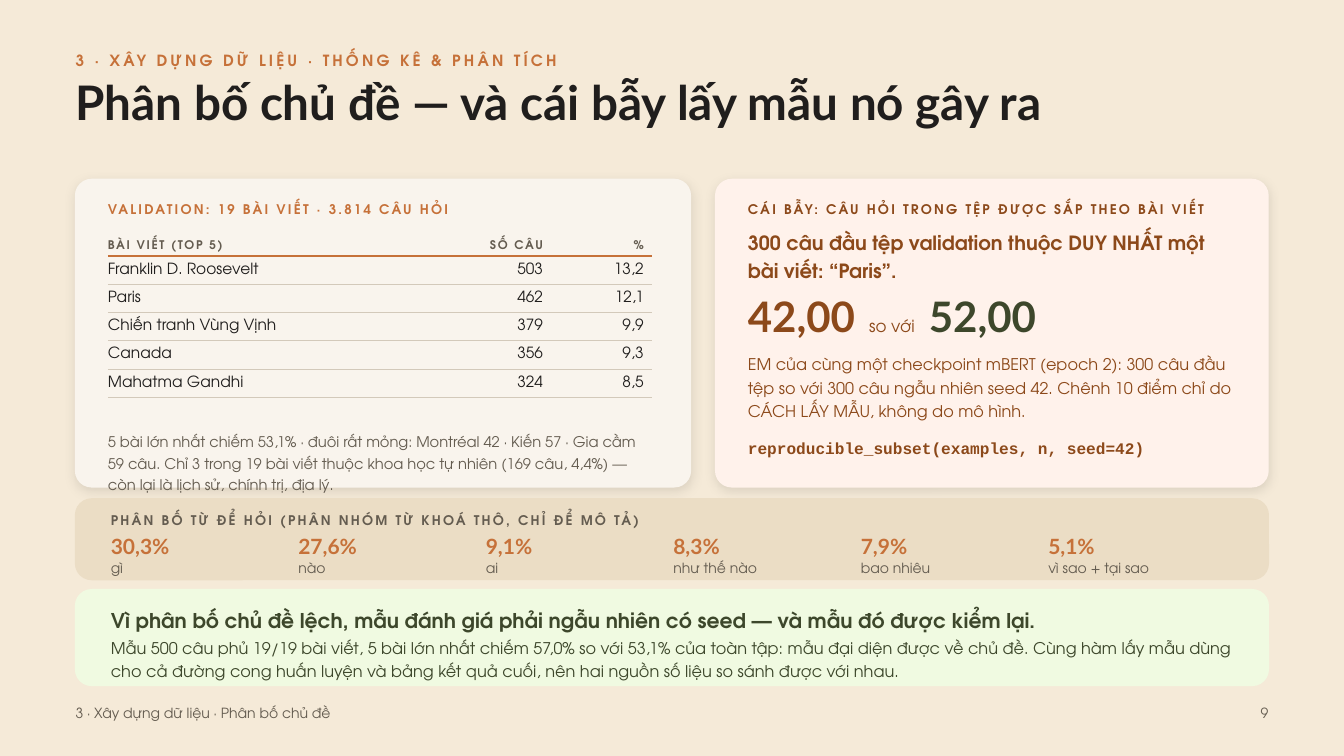
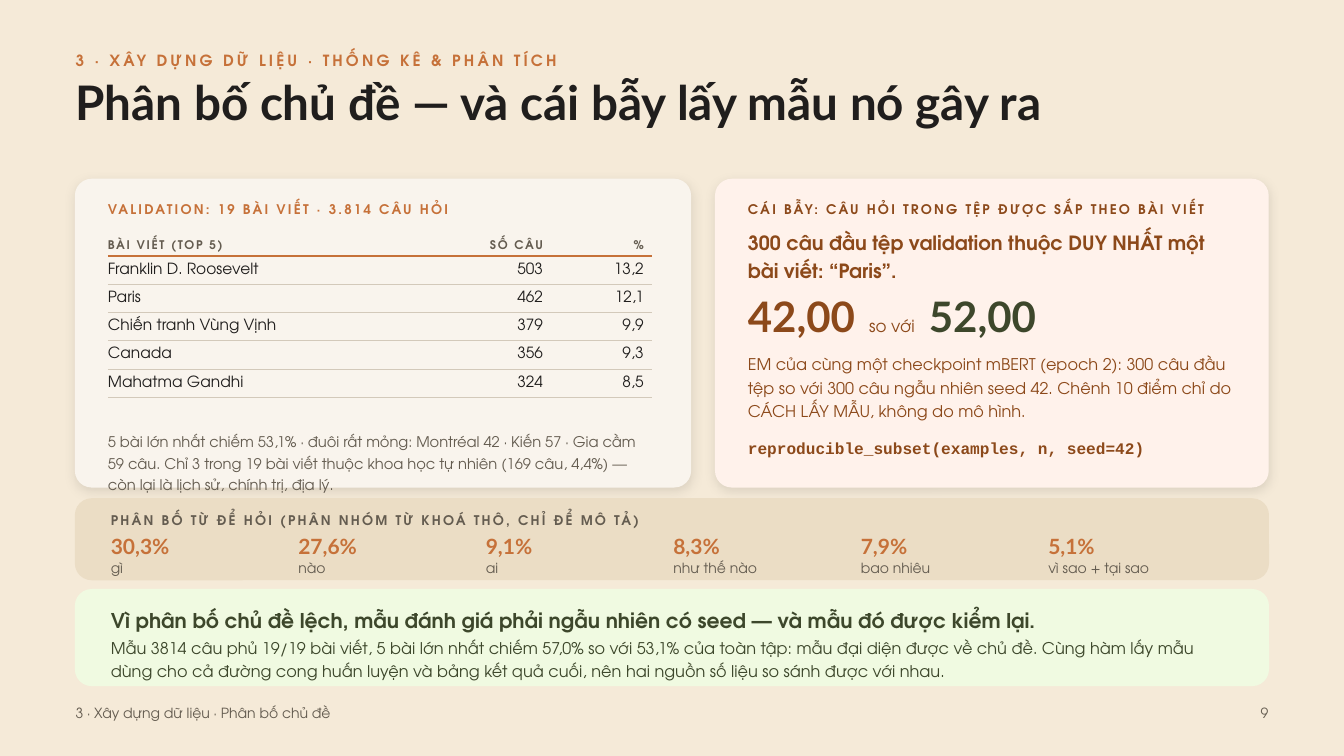
Before and after one commit to minhdang900/uit-vietnamese-mrc, a slide deck: slide 9 of slides/CS116_T11_Slide_BaoCao.pptx. Drawn at 1344x756 pixels with LibreOffice and Linux fonts; fonts in the diff are those of the drawing. Boxes give left, top, right and bottom in pixels: in the first picture for what was removed or moved away, otherwise in the second. Text is boxed around its words. In the diff, an @@ line names an element or a change of style, - is before the commit and + after.

```diff
--- a/slides/CS116_T11_Slide_BaoCao.pptx
+++ b/slides/CS116_T11_Slide_BaoCao.pptx
@@ text at [111, 639, 1194, 681]: text changed @@
-Mẫu 500 câu phủ 19/19 bài viết, 5 bài lớn nhất chiếm 57,0% so với 53,1% của toàn tập: mẫu đại diện được về chủ đề. Cùng hàm lấy mẫu dùng cho cả đường cong huấn luyện và bảng kết quả cuối, nên hai nguồn số liệu so sánh được với nhau.
+Mẫu 3814 câu phủ 19/19 bài viết, 5 bài lớn nhất chiếm 57,0% so với 53,1% của toàn tập: mẫu đại diện được về chủ đề. Cùng hàm lấy mẫu dùng cho cả đường cong huấn luyện và bảng kết quả cuối, nên hai nguồn số liệu so sánh được với nhau.
```
Also in this commit, not shown: 8 other slides changed, 1 slide added.
